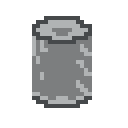
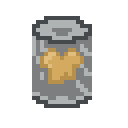
Before/after of a 128×128 layered artwork. What changed in the layer stack:
added group "Legendary" with 1 layers above "Tertiary" over [40, 48, 84, 84]
showed "CannedBread", moved it into group "Legendary", painted on it over [40, 48, 84, 84]
added group "Tertiary" with 3 layers above "Secondary" over [40, 48, 84, 84]
moved "Can" into group "Base" over [40, 48, 84, 84]
